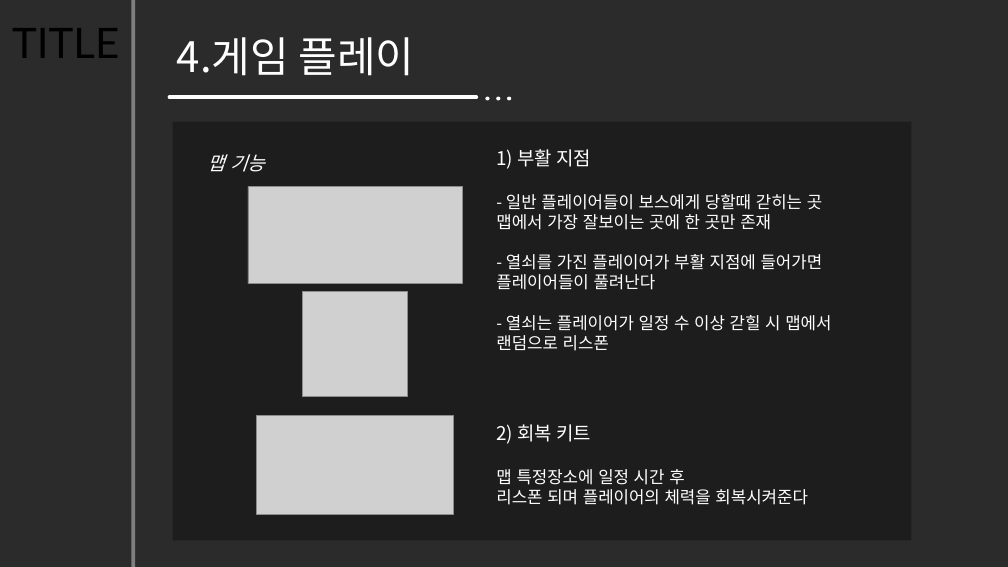
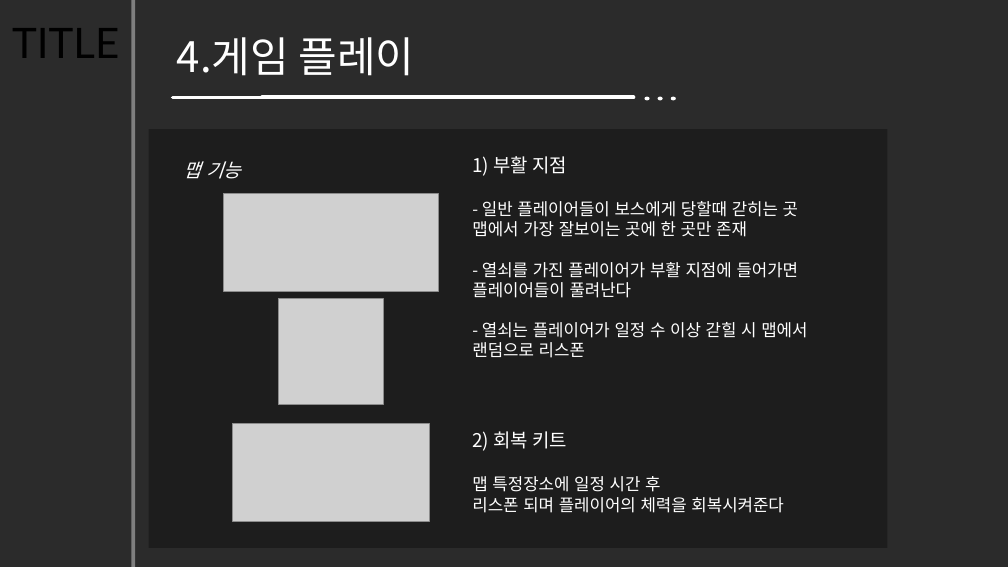
Before and after one commit to hajeongyeon/capstone_design, a slide deck: slide 7 of planning/2017.11.28(Week13).pptx (slide 8 before the commit). Drawn at 1008x567 pixels with LibreOffice and Linux fonts; fonts in the diff are those of the drawing; grey boxes stand for pictures; background and template pictures are left out; a plain dark background stands for a picture behind light text. Boxes give left, top, right and bottom in pixels: in the first picture for what was removed or moved away, otherwise in the second. Text is boxed around its words. In the diff, an @@ line names an element or a change of style, - is before the commit and + after.

```diff
--- a/planning/2017.11.28(Week13).pptx
+++ b/planning/2017.11.28(Week13).pptx
@@ line moved from (476, 98) - (169, 98) to (590, 98) - (172, 98) @@
@@ line added from (634, 98) to (262, 98), #F6F8FC 3.5 pt @@
@@ ellipse: place and size @@
-ellipse at (507,97,511,101)
+ellipse at (645,97,650,101)
@@ ellipse: place and size @@
-ellipse at (496,97,500,101)
+ellipse at (658,97,663,101)
@@ ellipse: place and size @@
-ellipse at (485,97,489,101)
+ellipse at (671,97,676,101)
@@ 2 texts, 1 picture: place and size @@
-2 texts, 1 picture at (208,149,831,396)
+2 texts, 1 picture at (184,156,807,404)
@@ 2 pictures, 1 rectangle: place and size @@
-2 pictures, 1 rectangle at (172,122,911,541)
+2 pictures, 1 rectangle at (149,129,888,548)
@@ text "2) 회복 키트": place and size @@
-text "2) 회복 키트" at (496,424,807,505)
+text "2) 회복 키트" at (472,431,783,513)
```
Also in this commit, not shown: 6 other slides changed, 1 slide removed.
